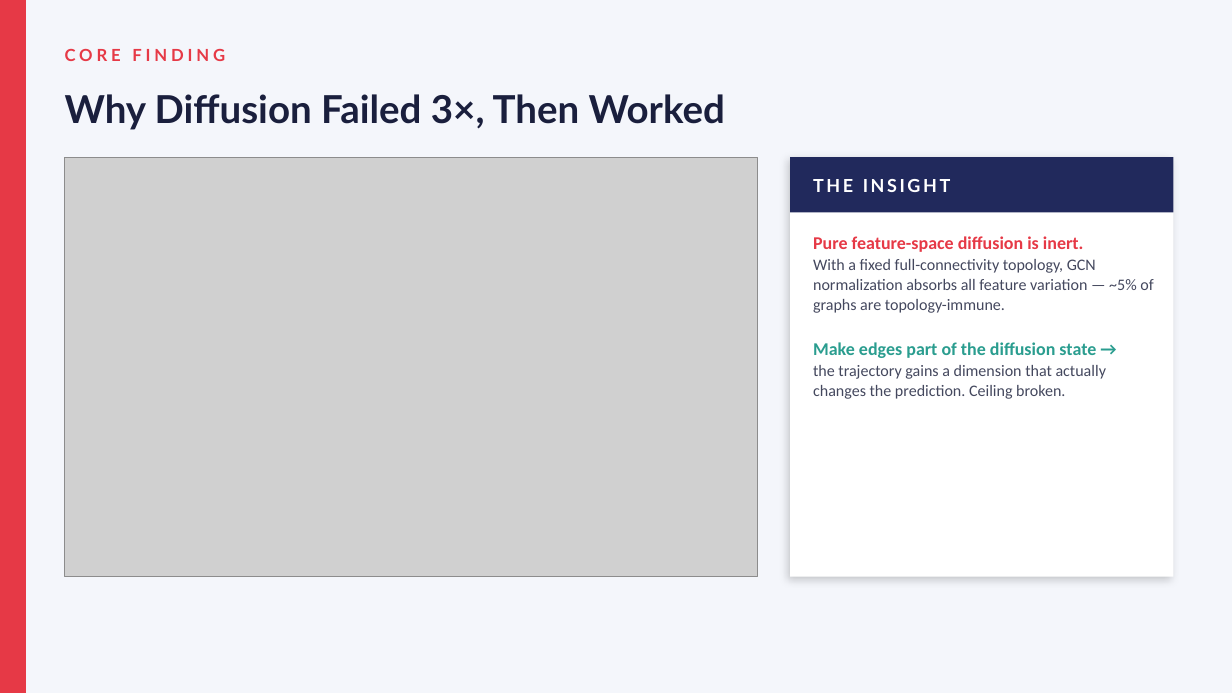
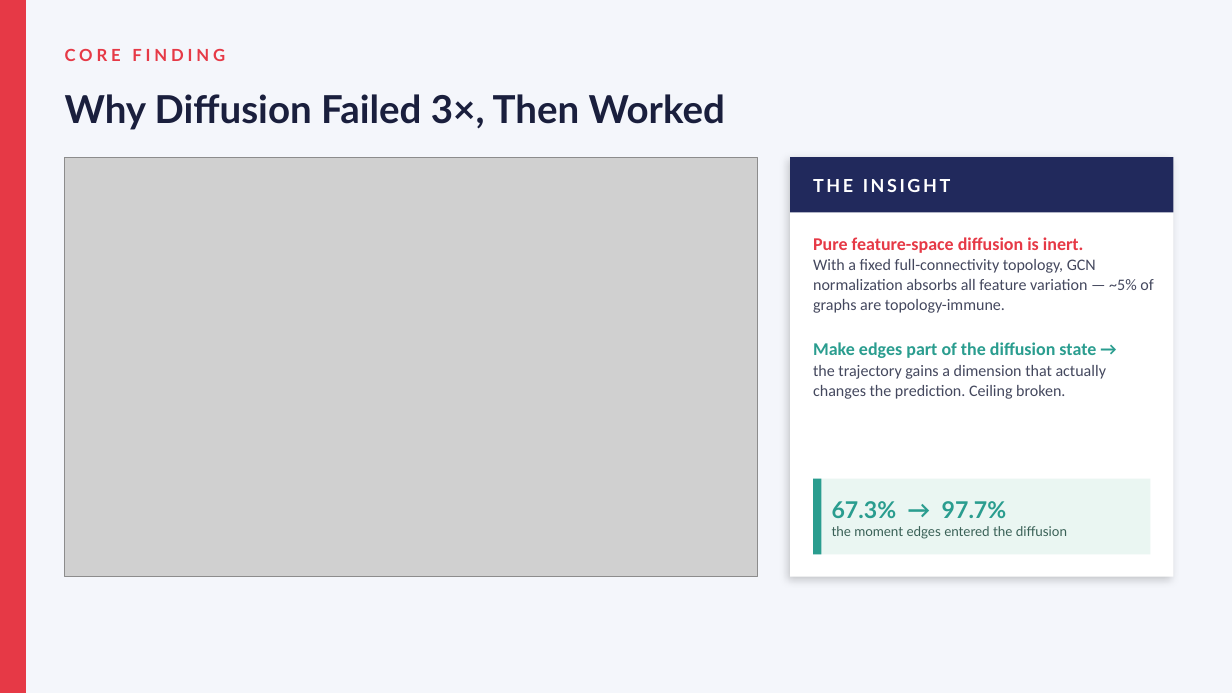
Before and after one commit to 0xKatze/autoresearch-katze, a slide deck: slide 3 of report/N24_diffusion_attack_deck.pptx. Drawn at 1232x693 pixels with LibreOffice and Linux fonts; fonts in the diff are those of the drawing; grey boxes stand for pictures. Boxes give left, top, right and bottom in pixels: in the first picture for what was removed or moved away, otherwise in the second. Text is boxed around its words. In the diff, an @@ line names an element or a change of style, - is before the commit and + after.

```diff
--- a/report/N24_diffusion_attack_deck.pptx
+++ b/report/N24_diffusion_attack_deck.pptx
@@ rectangle added at <box>813,479,1151,555</box>, fill #EAF6F2 @@
@@ rectangle added at <box>813,479,822,555</box>, fill #2A9D8F @@
@@ text added at <box>832,501,1067,539</box>, 10.5 pt, text #3A6157 @@
+67.3% → 97.7%
+the moment edges entered the diffusion
```
Also in this commit, not shown: 7 other slides changed, 3 other files.
